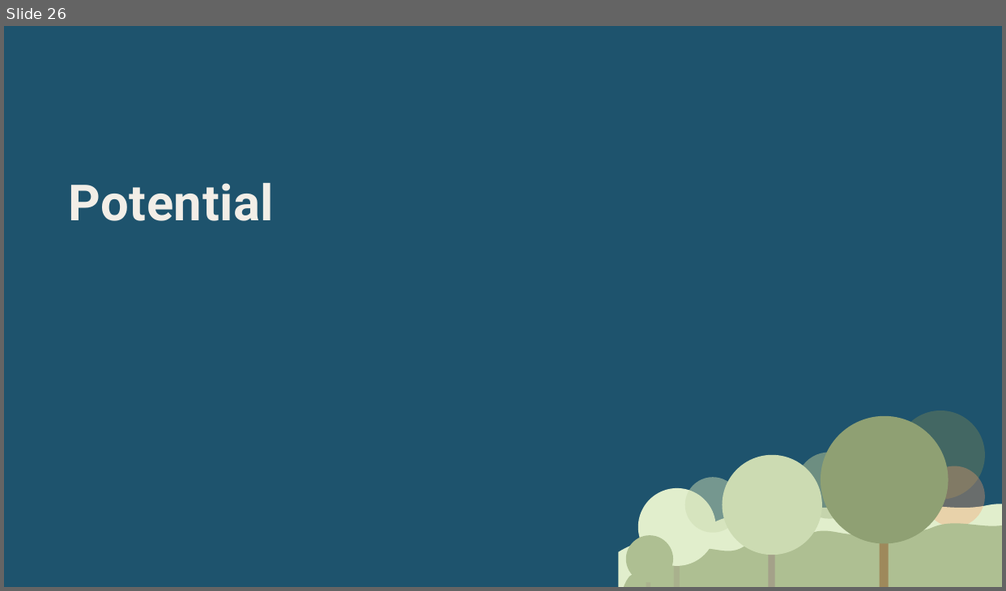
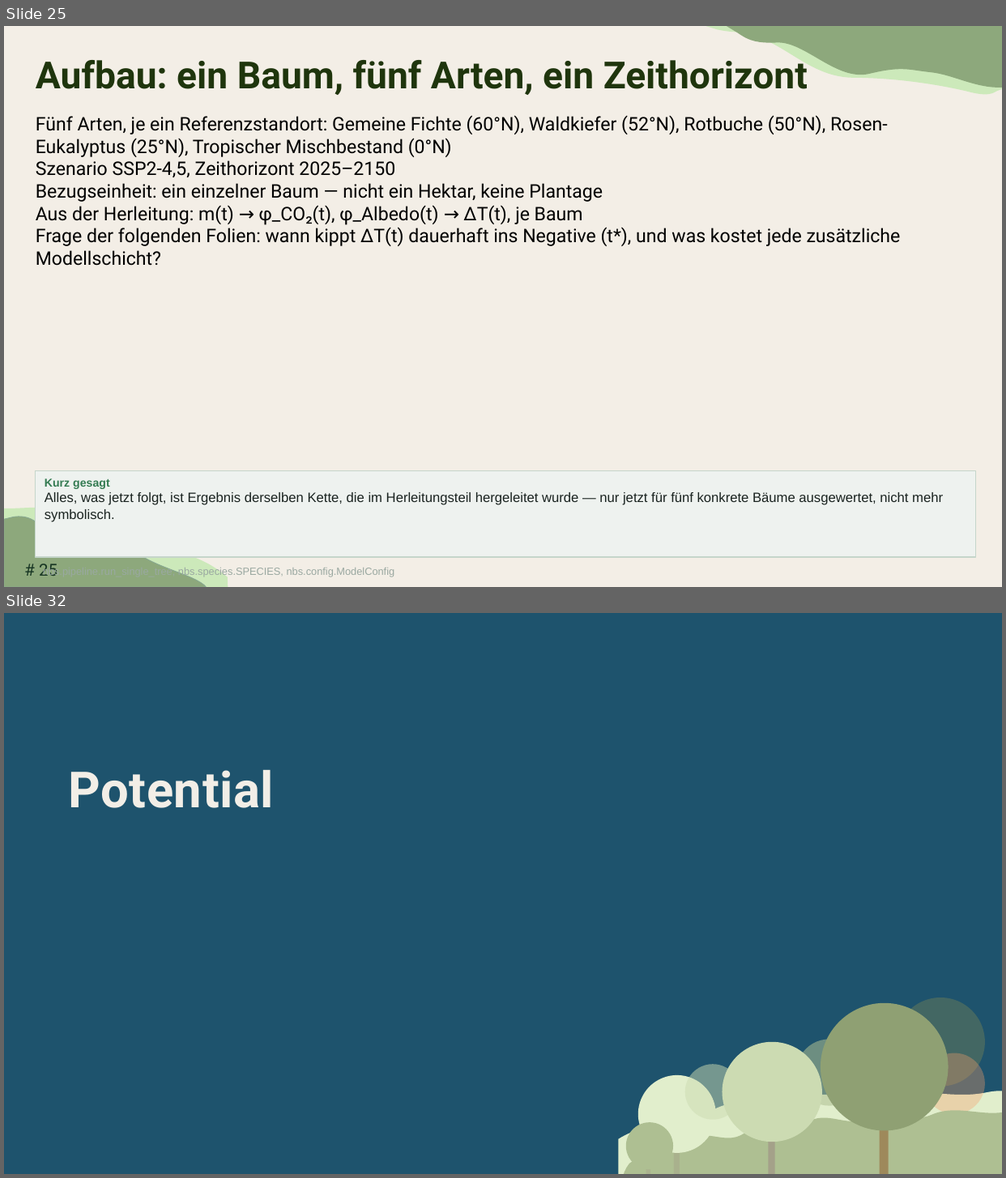
Before and after one commit to TimoDiepers/woodway, a slide deck: docs/slides/dissvortrag.pptx. Shown one above the other, each under a label of ours: slide 26 before the commit, slides 25 and 32 after it; the slides between them are not shown. The pictures are 1006x591 and 1006x1178 pixels, drawn with LibreOffice and Linux fonts; fonts in the diff are those of the drawing. Boxes give left, top, right and bottom in pixels: in the first picture for what was removed or moved away, otherwise in the second. Text is boxed around its words. In the diff, an @@ line names an element or a change of style, - is before the commit and + after.

Commit message:
feat: replace results placeholder with E1-E7 (Plan 3, Task 3)
Adds seven result slides (Aufbau, Eingangsgrößen, Zerlegung, Störungsfächer,
Fünf Arten, Horizontfeld, Leiter) in place of the old "Ergebnisse"
placeholder (moved into the backup section, not deleted). 67 -> 74 slides.

E3 (the core decomposition slide) keeps both panels (forcing and
temperature) rather than collapsing to one: the two independently computed
chains landing on the same story is itself a consistency check worth
showing, and dropping the forcing panel would lose that. Instead of leaving
the ~4-year lag invisible at line width, plot_decomposition now marks both
zero-crossings (t*_phi, t*_dT) explicitly and annotates the measured lag
directly in the figure title. For the boreal Picea abies case shown, the
measured lag is 8 years (t*_phi=2063, t*_dT=2071), not the ~4 years quoted
informally in the findings doc -- the figure reports what the current code
actually computes.

E7 is the sensitivity ladder the defence explicitly asked for
(nbs.variants.run_ladder + summarise_variants), rendered as a new waterfall
figure (docs/slides/figures/e7_leiter_wasserfall.png). Values match the
findings document exactly: t* 2025 -> 2048 -> 2048 -> 2049 -> 2071,
Albedo costs 23 years to break-even, the rising background CO2
concentration costs another 22 -- an effect the afforestation literature
rarely carries, because it usually assumes fixed radiative efficiency.

Fast suite: 278 passed / 2 skipped / 76 deselected (unchanged).

```diff
--- a/docs/slides/dissvortrag.pptx
+++ b/docs/slides/dissvortrag.pptx
@@ slide 25 added at [4,26,1002,587], background #F3EEE6 @@
@@ freeform shape added at [705,26,1002,135], fill #CCE9BA @@
@@ freeform shape added at [725,26,1002,130], fill #8DA87C @@
@@ title added at [36,54,808,95], 36 pt, text #1F350D, bold @@
+Aufbau: ein Baum, fünf Arten, ein Zeithorizont
@@ text added at [36,115,901,266], 18 pt, text #000000 @@
+Fünf Arten, je ein Referenzstandort: Gemeine Fichte (60°N), Waldkiefer (52°N), Rotbuche (50°N), Rosen-Eukalyptus (25°N), Tropischer Mischbestand (0°N)
+Szenario SSP2-4,5, Zeithorizont 2025–2150
+Bezugseinheit: ein einzelner Baum — nicht ein Hektar, keine Plantage
+Aus der Herleitung: m(t) → φ_CO₂(t), φ_Albedo(t) → ΔT(t), je Baum
+Frage der folgenden Folien: wann kippt ΔT(t) dauerhaft ins Negative (t*), und was kostet jede zusätzliche Modellschicht?
@@ rectangle added at [36,472,976,557], fill #EEF2EF, outline #C5D5CA 1 pt, 13 pt, text #1A2320 @@
+Kurz gesagt
+Alles, was jetzt folgt, ist Ergebnis derselben Kette, die im Herleitungsteil hergeleitet wurde — nur jetzt für fünf konkrete Bäume ausgewertet, nicht mehr symbolisch.
@@ freeform shape added at [4,500,228,587], fill #CCE9BA @@
@@ freeform shape added at [4,510,206,587], fill #8DA87C, outline #87A892 0.63 pt @@
@@ page number added at [39,564,57,576], 16 pt, text #173523 @@
+# 25
@@ text added at [43,567,395,578], 10 pt, text #9AA8A1 @@
+nbs.pipeline.run_single_tree, nbs.species.SPECIES, nbs.config.ModelConfig
@@ what was slide 26 is now slide 32 @@
```
Also in this commit, not shown: 6 other slides added, 4 other files.
